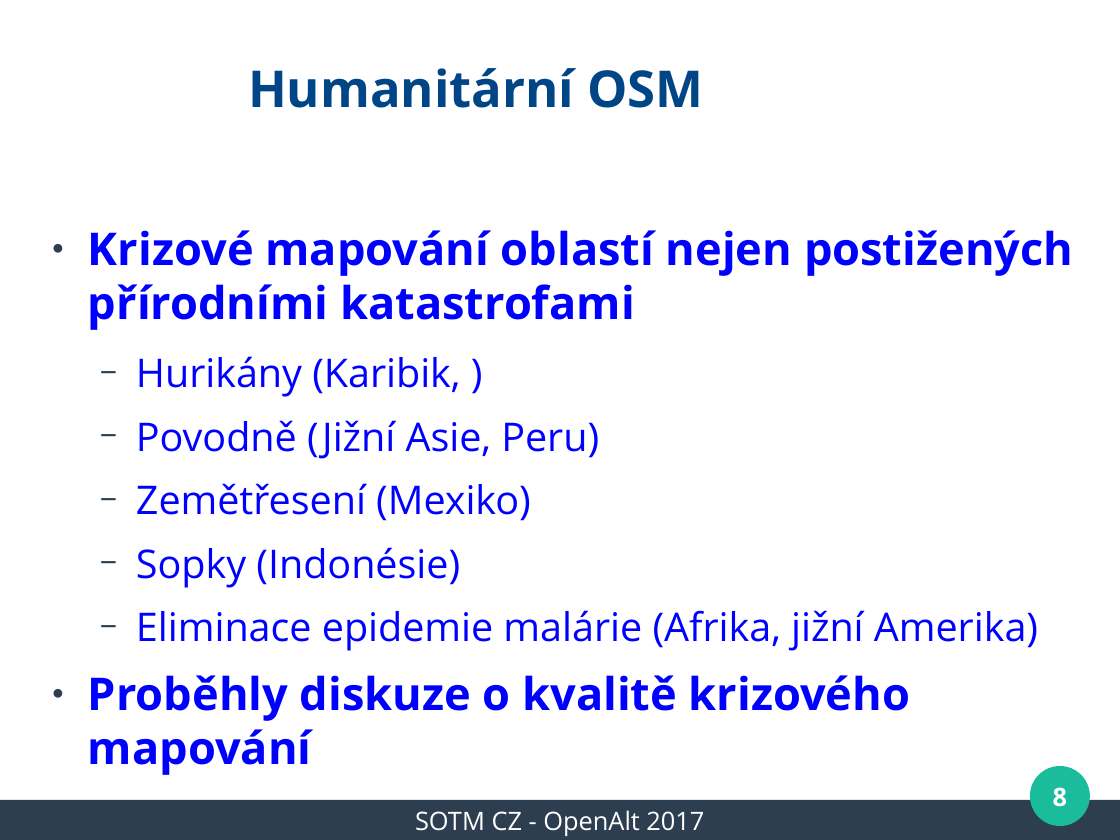
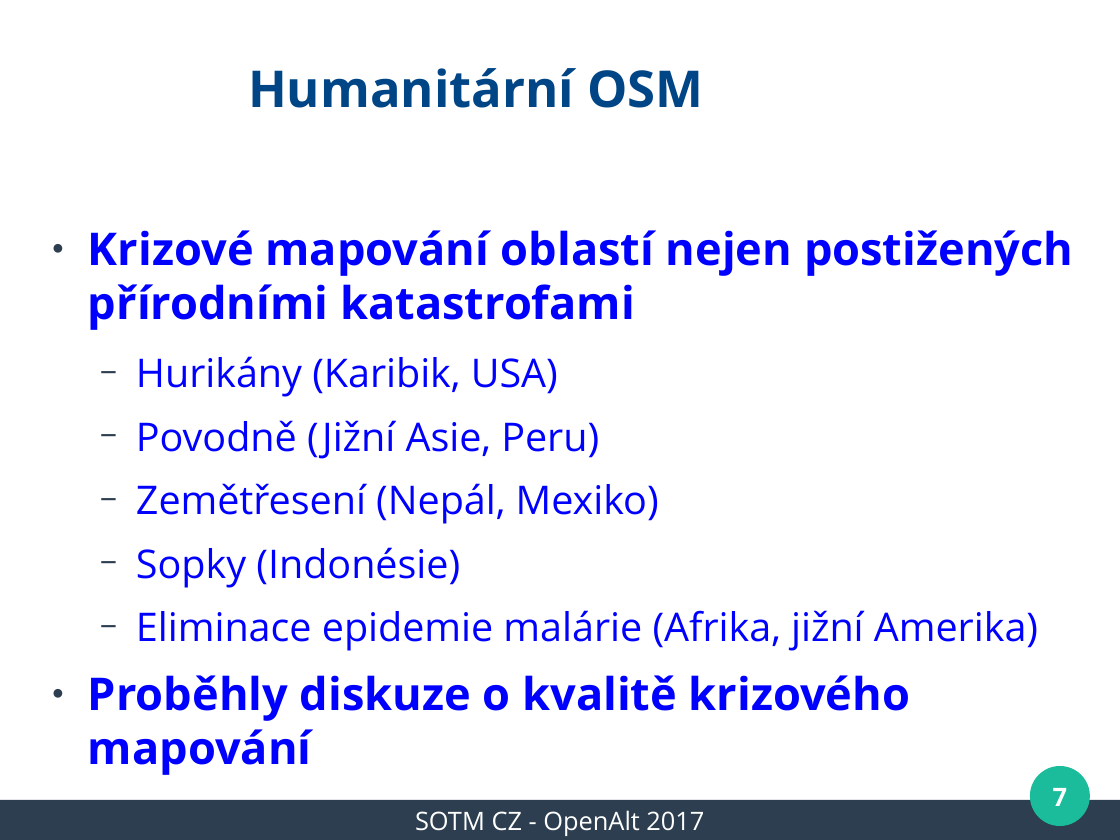
Before and after one commit to mkyral/osm, a slide deck: slide 7 of prezentace/SOTM_CZ_2017/mkyral_WeeklyOSM.odp (slide 8 before the commit). Drawn at 1120x840 pixels with LibreOffice and Linux fonts; fonts in the diff are those of the drawing; background and template pictures are left out. Boxes give left, top, right and bottom in pixels: in the first picture for what was removed or moved away, otherwise in the second. Text is boxed around its words. In the diff, an @@ line names an element or a change of style, - is before the commit and + after.

```diff
--- a/prezentace/SOTM_CZ_2017/mkyral_WeeklyOSM.odp
+++ b/prezentace/SOTM_CZ_2017/mkyral_WeeklyOSM.odp
@@ text at box(136, 356, 558, 397): text changed @@
-  − Hurikány (Karibik, )
+  − Hurikány (Karibik, USA)
@@ text at box(136, 483, 659, 524): text changed @@
-  − Zemětřesení (Mexiko)
+  − Zemětřesení (Nepál, Mexiko)
@@ page number at box(1053, 788, 1067, 806): text changed @@
-8
+7
```
Also in this commit, not shown: 7 other slides changed, 1 slide removed, 3 other files.
